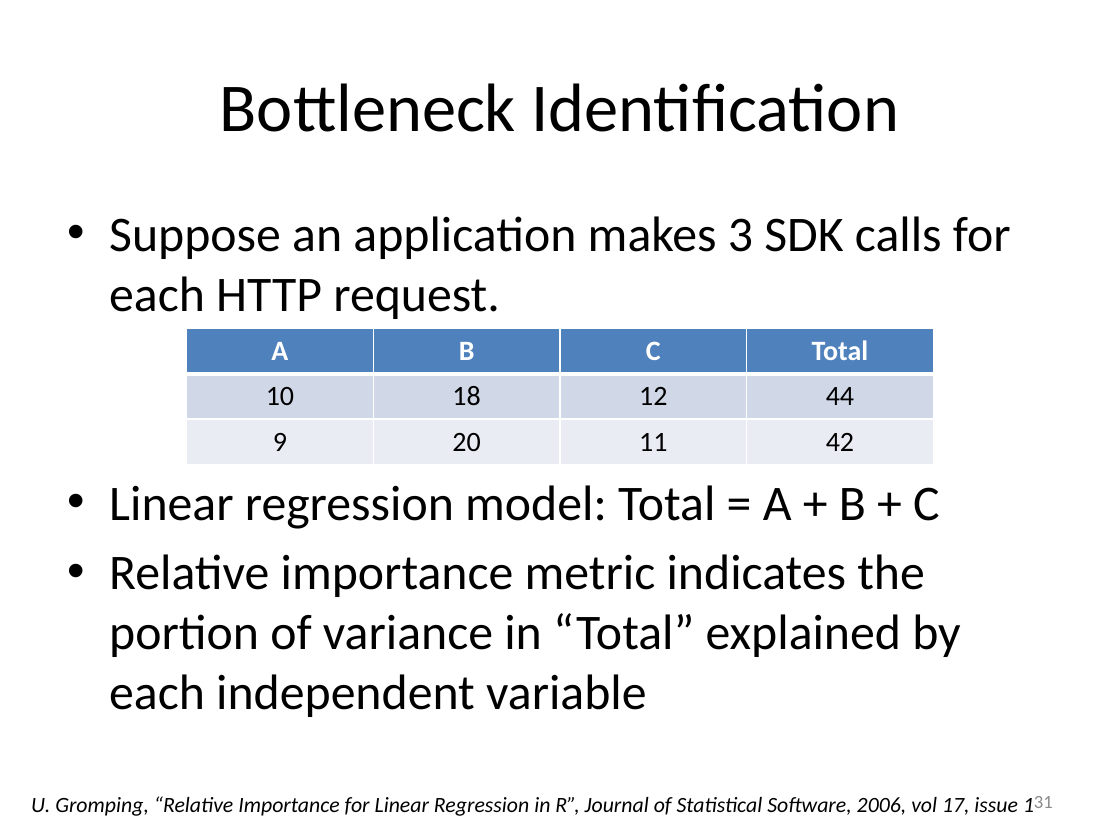
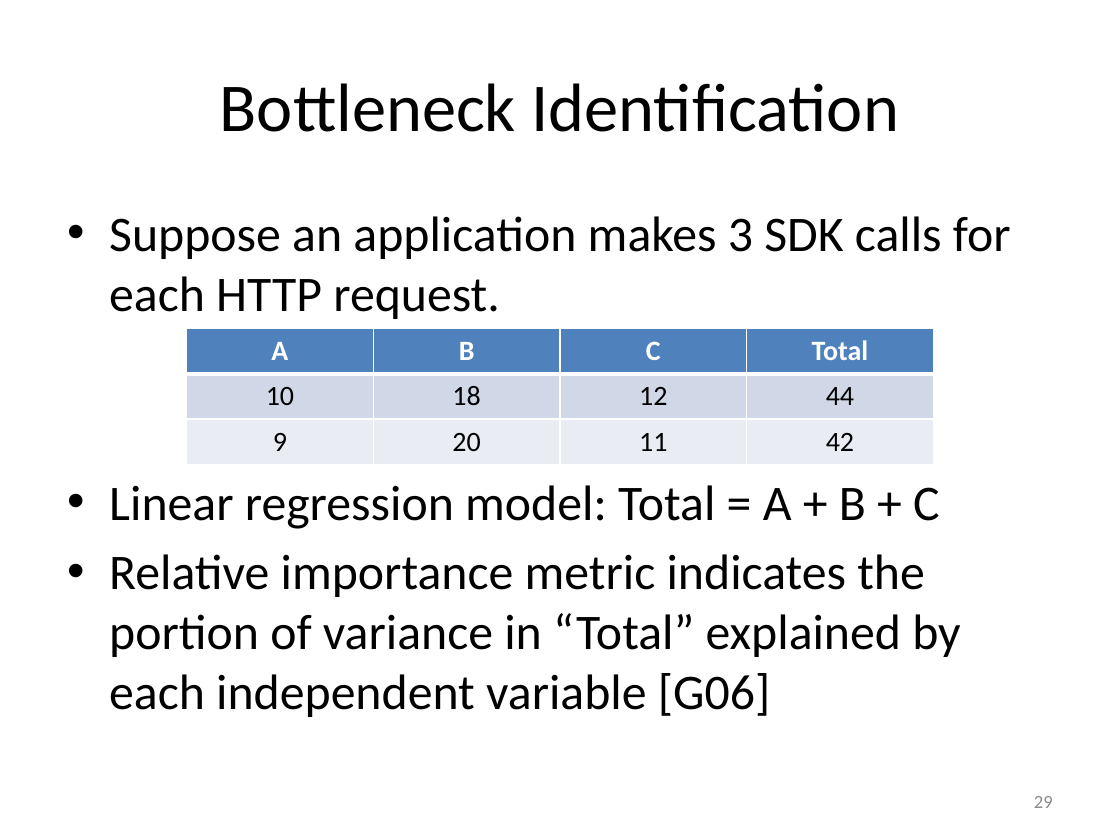
Before and after one commit to Dithn/eager-appscale, a slide deck: slide 29 of Eager/elk-experiment/appserver/system_design.pptx (slide 31 before the commit). Drawn at 1120x840 pixels with LibreOffice and Linux fonts; fonts in the diff are those of the drawing. Boxes give left, top, right and bottom in pixels: in the first picture for what was removed or moved away, otherwise in the second. Text is boxed around its words. In the diff, an @@ line names an element or a change of style, - is before the commit and + after.

```diff
--- a/Eager/elk-experiment/appserver/system_design.pptx
+++ b/Eager/elk-experiment/appserver/system_design.pptx
@@ text at [109, 554, 960, 717]: text changed @@
-• Relative importance metric indicates the portion of variance in “Total” explained by each independent variable
+• Relative importance metric indicates the portion of variance in “Total” explained by each independent variable [G06]
@@ text removed at [31, 796, 1034, 816] @@
-U. Gromping, “Relative Importance for Linear Regression in R”, Journal of Statistical Software, 2006, vol 17, issue 1
@@ page number at [1034, 796, 1053, 808]: text changed @@
-31
+29
```
Also in this commit, not shown: 11 other slides changed.
